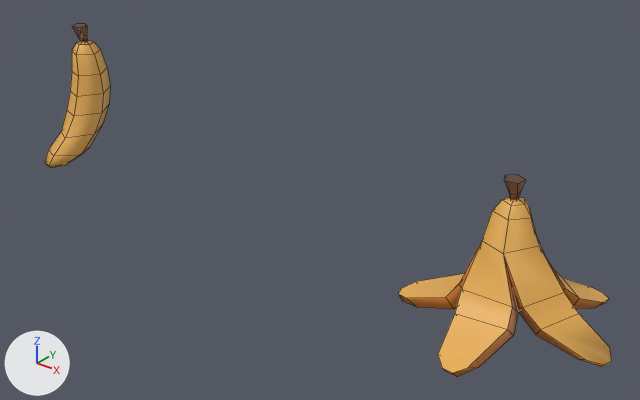
Renders of the FBX model Assets/Art/Models/Items/Consumables/Food/General/banana.fbx from each side of a commit.
One viewpoint serves both versions: a 50 mm lens placed at (0.51, -1.106, 0.775), pointed at (-0.374, -0.001, 0.09). Arrows for +X, +Y and +Z are at lower left; the lights stay in place. Mesh edges are drawn as thin lines. Where no turn or scale is listed for an object, it has been applied to the vertices.

Objects in the first picture: 'Banana', 'Banana Peel'.
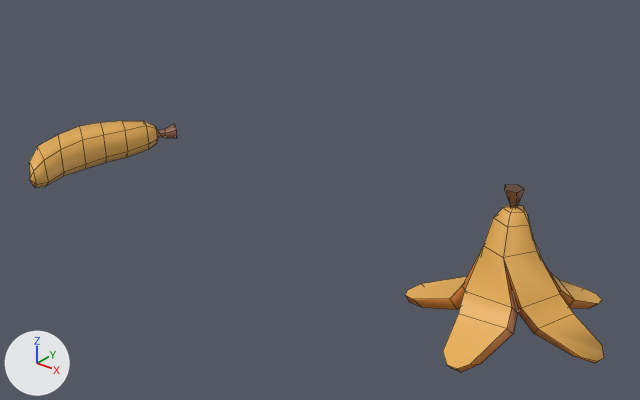
The change in detail:
me_bananapeel has 107 vertices, 101 faces and spans x -0.165..0.182, y -0.192..0.168, z 0.0..0.236.
me_bananapeel is used by ob_banana_peel; location (0.0, 0.0, 0.0).
me_bananapeel part 1: the whole mesh is scaled about the mesh origin by 0.935.
me_bananapeel_001 has 57 vertices, 56 faces and spans x -0.043..0.041, y -0.131..0.047, z -0.046..0.235.
me_bananapeel_001 is used by ob_banana; location (-1.0, 0.0, 0.064).
me_bananapeel_001 part 2: the whole mesh is multiplied about its middle by the matrix ((0.0, -0.946, 0.544), (0.0, 0.592, 1.03), (-1.091, 0.0, 0.0)), then moved by (0.049, 0.054, -0.093).
Object 'Banana' (ob_banana) moves from (-1.0, 0.0, 0.064) to (-1.002, -0.025, 0.03).

Location of each change, (x1, y1, x2, y2) in pixels of the pictures (640 x 400 px):
'Banana Peel', mesh rescaled (7% narrower, 7% shorter): before (398, 175, 612, 377); after (405, 184, 604, 372)
'Banana', reshaped, moved (126% wider, 53% shorter): before (45, 24, 110, 168); after (29, 121, 177, 188)
